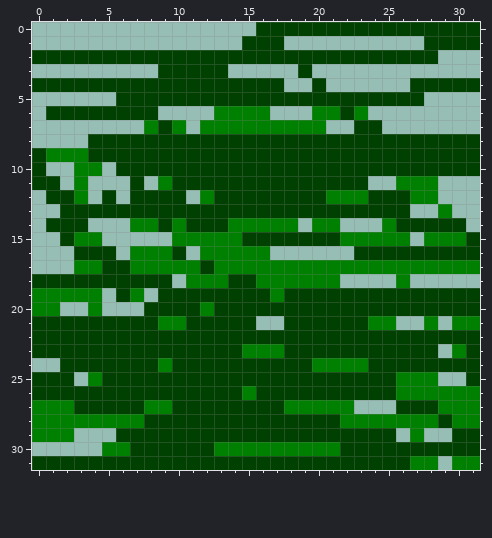
Pixel-art sprite: sprites/images/sprite0_0.png. Above: the version before the commit.
The file is 32x32 pixels.
Now the later version:
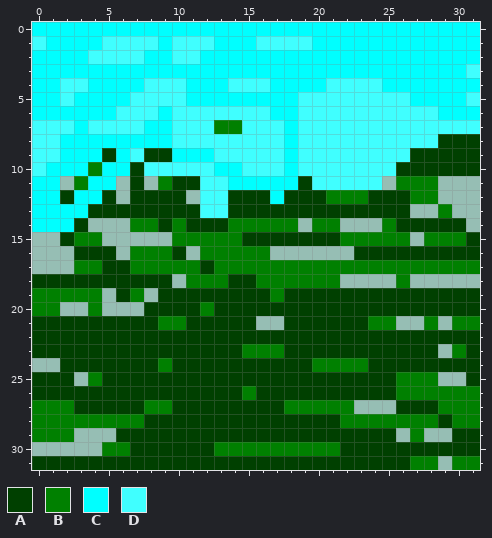
Palette (. is transparent): A #004000  B #008000  C #00ffff  D #40ffff
Changes in this commit:
{"y":0,"x":0,"old":"................AAAAAAAAAAAAAAAA","new":"CCCCCCCCCCCCCCCCCCCCCCCCCCCCCCCC"}
{"y":1,"x":0,"old":"...............AAA..........AAAA","new":"DCCCCDDDDCDDDCCCDDDDCCCCCCCCCCCC"}
{"y":2,"x":0,"old":"AAAAAAAAAAAAAAAAAAAAAAAAAAAAA...","new":"CCCCDDDDCCDDCCCCCCCCCCCCCCCCCCCC"}
{"y":3,"x":0,"old":".........AAAAA.....A............","new":"CCCCCCCCCCCCCCCCCCCCCCCCCCCCCCCD"}
{"y":4,"x":0,"old":"AAAAAAAAAAAAAAAAAA..A......AAAAA","new":"CCDDCCCCDDDCCCDDDCCCCDDDDCCCCCCC"}
{"y":5,"x":0,"old":"......AAAAAAAAAAAAAAAAAAAAAA....","new":"CCDCCCCDDDDCCCCCCCCDDDDDDDDCCCCD"}
{"y":6,"x":0,"old":".AAAAAAAA....BBBB...BBAB........","new":"CCCCCCDDDCDDDDDDDCCDDDDDDDDDDCCC"}
{"y":7,"x":0,"old":"........BAB.B","new":"DDDCDDDDCCDDD"}
{"y":7,"x":15,"old":"BBBBBB..AA.......","new":"DDDCDDDDDDDDDDDDD"}
{"y":8,"x":0,"old":"....AAAAAAAAAAAAAAAAAAAAAAAAA","new":"DDCCCCCCCCDDDDDDDDCDDDDDDDDDD"}
{"y":9,"x":0,"old":"ABBBA","new":"DDCCC"}
{"y":9,"x":6,"old":"AA","new":"CD"}
{"y":9,"x":10,"old":"AAAAAAAAAAAAAAAAA","new":"CCCDDDDDCDDDDDDDD"}
{"y":10,"x":0,"old":"A..B","new":"DCCC"}
{"y":10,"x":5,"old":".A","new":"CC"}
{"y":10,"x":8,"old":"AAAAAAAAAAAAAAAAAA","new":"DDDDDCCDDDCDDDDDDD"}
{"y":11,"x":0,"old":"AA","new":"CC"}
{"y":11,"x":4,"old":"..","new":"CC"}
{"y":11,"x":12,"old":"AAAAAAA","new":"DDCCCCC"}
{"y":11,"x":20,"old":"AAAA.","new":"DDDDD"}
{"y":12,"x":0,"old":".A","new":"CC"}
{"y":12,"x":3,"old":"B.","new":"CC"}
{"y":12,"x":12,"old":"BA","new":"DD"}
{"y":12,"x":17,"old":"A","new":"C"}
{"y":13,"x":0,"old":"..AA","new":"CCCC"}
{"y":13,"x":12,"old":"AA","new":"DD"}
{"y":14,"x":0,"old":".AA","new":"CCC"}
